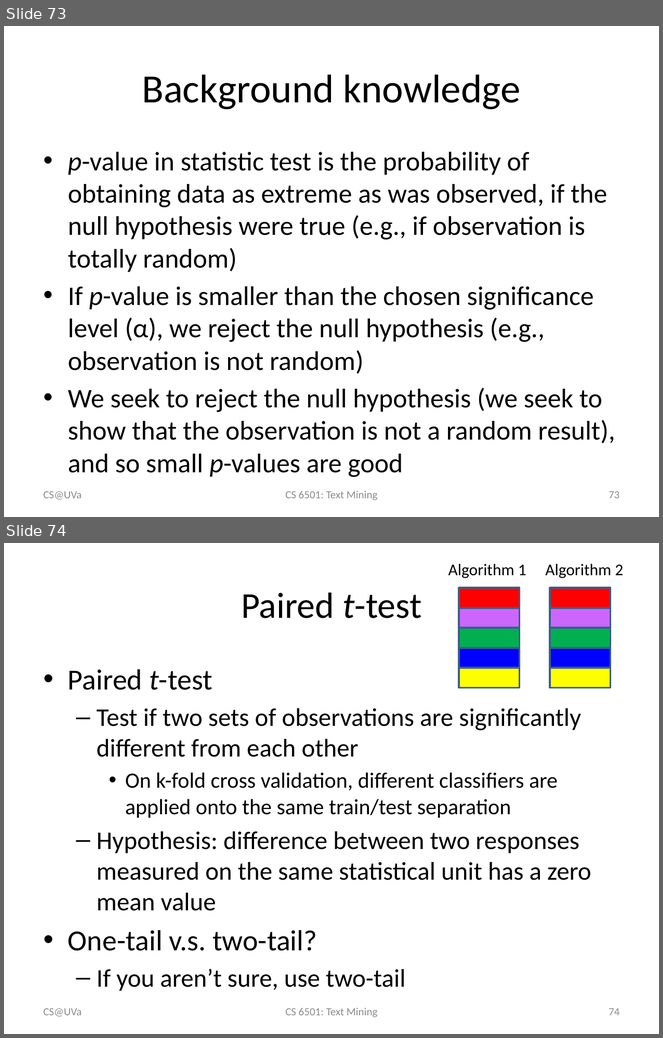
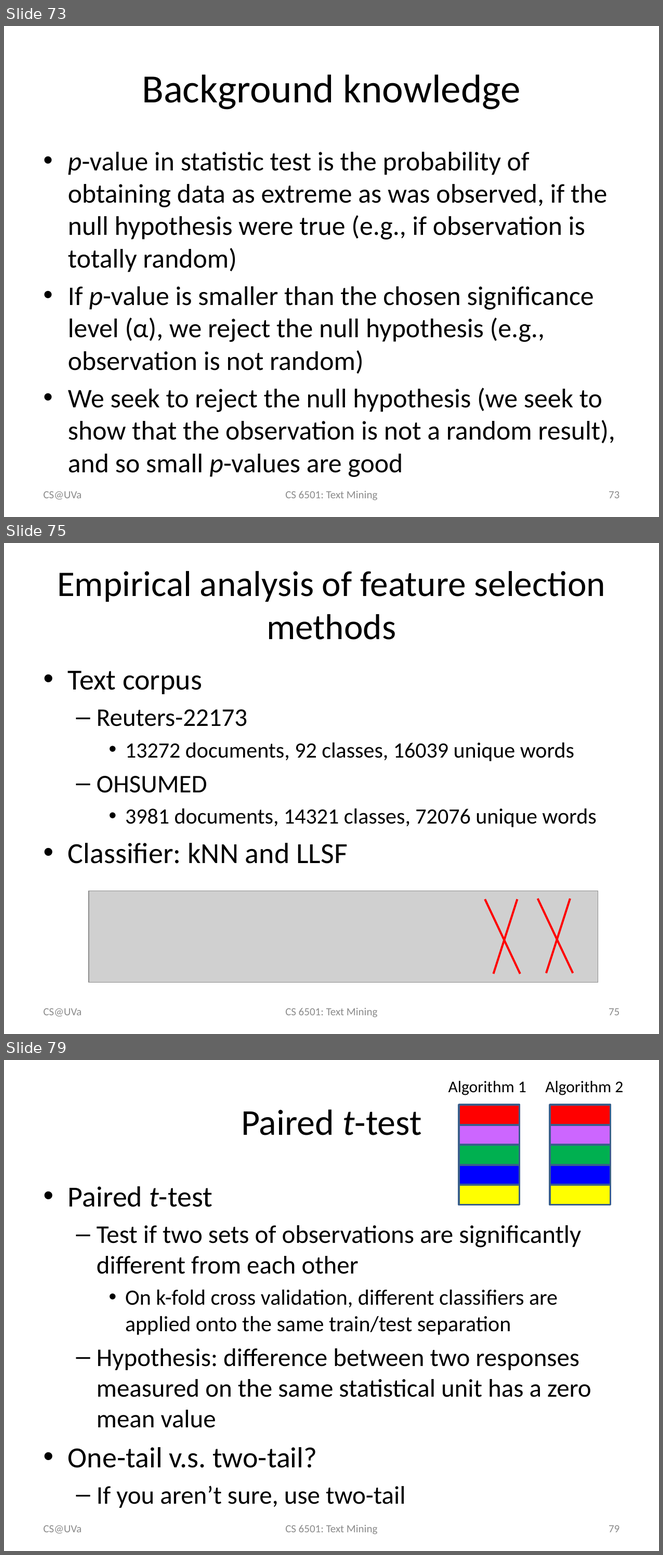
Before and after one commit to wang296/CS6501-Text-Mining, a slide deck: docs/TextCategorization.pptx. Shown one above the other, each under a label of ours: slides 73 and 74 before the commit, slides 73, 75 and 79 after it; the slides between them are not shown. The pictures are 663x1038 and 663x1555 pixels, drawn with LibreOffice and Linux fonts; fonts in the diff are those of the drawing; grey boxes stand for pictures. Boxes give left, top, right and bottom in pixels: in the first picture for what was removed or moved away, otherwise in the second. Text is boxed around its words. In the diff, an @@ line names an element or a change of style, - is before the commit and + after.

```diff
--- a/docs/TextCategorization.pptx
+++ b/docs/TextCategorization.pptx
@@ slide 75 added at (x1=4, y1=543, x2=659, y2=1034), background #FFFFFF @@
@@ title added at (x1=57, y1=571, x2=606, y2=640), 39.6 pt, text #000000 @@
+Empirical analysis of feature selection methods
@@ text added at (x1=68, y1=671, x2=596, y2=864), 24 pt, text #000000 @@
+• Text corpus
+  – Reuters-22173
+    • 13272 documents, 92 classes, 16039 unique words
+  – OHSUMED
+    • 3981 documents, 14321 classes, 72076 unique words
+• Classifier: kNN and LLSF
@@ picture added at (x1=89, y1=891, x2=598, y2=982) @@
@@ line added from (485, 899) to (520, 974), #FF0000 2.25 pt @@
@@ line added from (493, 974) to (518, 899), #FF0000 2.25 pt @@
@@ line added from (538, 899) to (573, 974), #FF0000 2.25 pt @@
@@ line added from (546, 974) to (570, 899), #FF0000 2.25 pt @@
@@ text added at (x1=44, y1=1008, x2=82, y2=1017), 12 pt, text #8C8C8C @@
+CS@UVa
@@ text added at (x1=285, y1=1008, x2=377, y2=1018), 12 pt, text #8C8C8C @@
+CS 6501: Text Mining
@@ page number added at (x1=609, y1=1008, x2=620, y2=1016), 12 pt, text #8C8C8C @@
+75
@@ what was slide 74 is now slide 79 @@
@@ page number at (x1=609, y1=1525, x2=620, y2=1533): text changed @@
-74
+79
```
Also in this commit, not shown: 4 other slides added, 5 other files.
